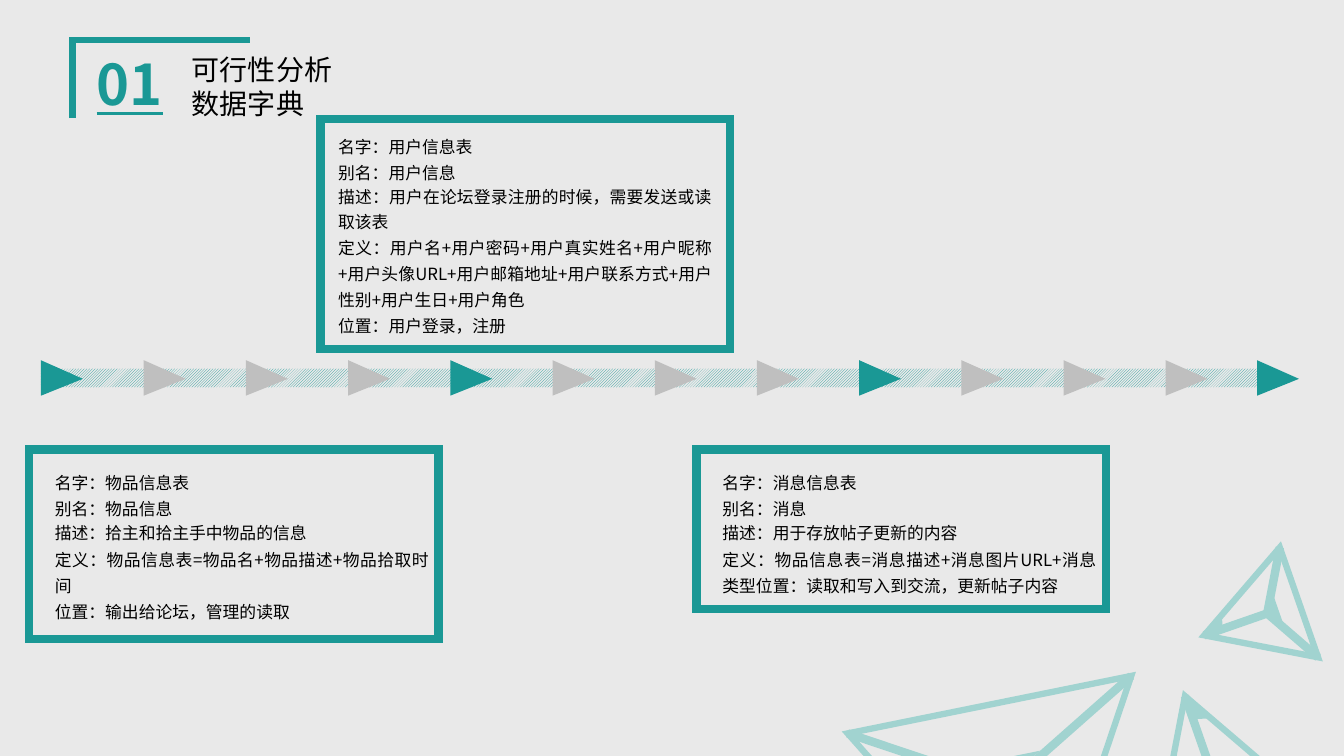
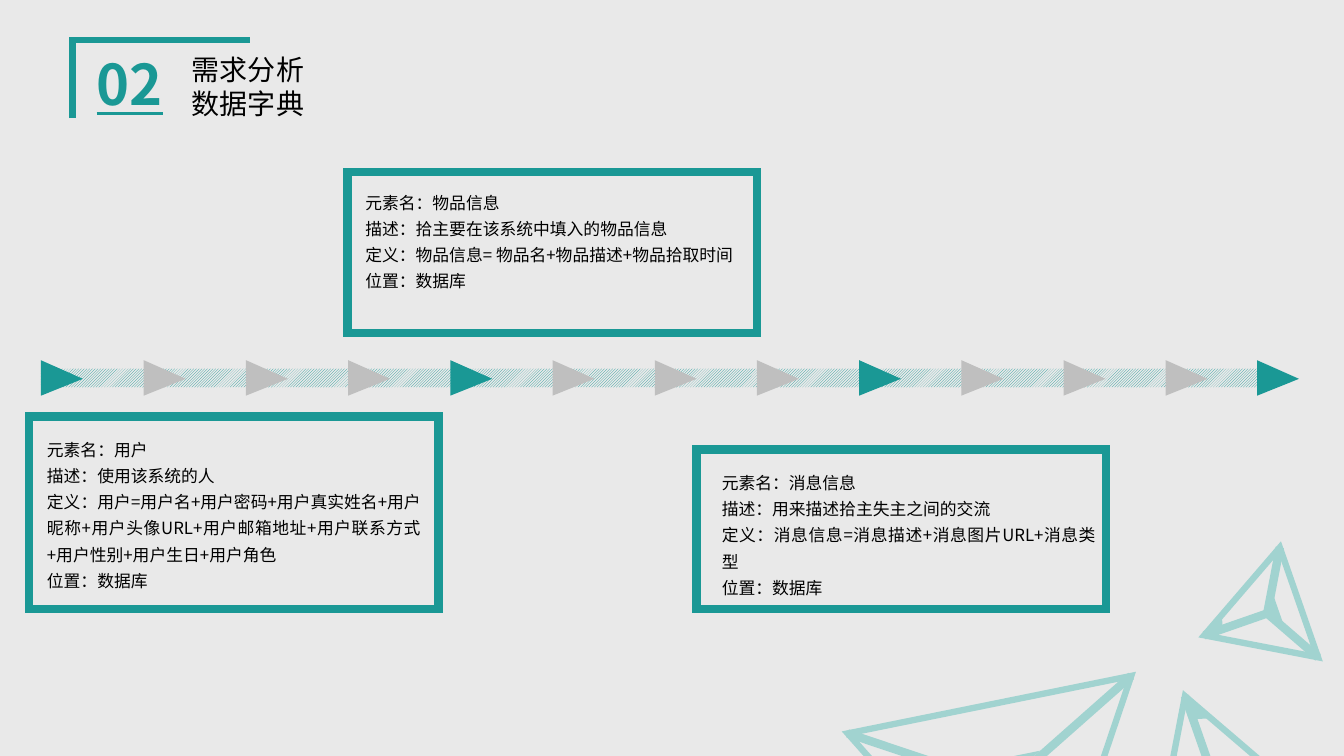
Before and after one commit to SailHe/lost_and_found, a slide deck: slide 21 of docs/失物招领答辩PPT.pptx (slide 9 before the commit). Drawn at 1344x756 pixels with LibreOffice and Linux fonts; fonts in the diff are those of the drawing. Boxes give left, top, right and bottom in pixels: in the first picture for what was removed or moved away, otherwise in the second. Text is boxed around its words. In the diff, an @@ line names an element or a change of style, - is before the commit and + after.

Commit message:
可行性分析修改，数据流图名称修改，删除原来的顶层流程图

```diff
--- a/docs/失物招领答辩PPT.pptx
+++ b/docs/失物招领答辩PPT.pptx
@@ text at box(192, 56, 304, 83): text changed @@
-可行性分析
+需求分析
@@ text at box(97, 63, 163, 115): text changed @@
-01
+02
@@ rectangle: place and size @@
-rectangle at box(321, 119, 730, 350)
+rectangle at box(348, 172, 757, 333)
@@ text at box(365, 195, 733, 289): text changed @@
-名字：用户信息表
-别名：用户信息
-描述：用户在论坛登录注册的时候，需要发送或读取该表
-定义：用户名+用户密码+用户真实姓名+用户昵称+用户头像URL+用户邮箱地址+用户联系方式+用户性别+用户生日+用户角色
-位置：用户登录，注册
+元素名：物品信息
+描述：拾主要在该系统中填入的物品信息
+定义：物品信息= 物品名+物品描述+物品拾取时间
+位置：数据库
@@ rectangle: place and size @@
-rectangle at box(29, 450, 439, 639)
+rectangle at box(29, 416, 439, 609)
@@ text at box(47, 442, 421, 589): text changed @@
-名字：物品信息表
-别名：物品信息
-描述：拾主和拾主手中物品的信息
-定义：物品信息表=物品名+物品描述+物品拾取时间
-位置：输出给论坛，管理的读取
+元素名：用户
+描述：使用该系统的人
+定义：用户=用户名+用户密码+用户真实姓名+用户昵称+用户头像URL+用户邮箱地址+用户联系方式+用户性别+用户生日+用户角色
+位置：数据库
@@ text at box(722, 475, 1096, 596): text changed @@
-名字：消息信息表
-别名：消息
-描述：用于存放帖子更新的内容
-定义：物品信息表=消息描述+消息图片URL+消息类型位置：读取和写入到交流，更新帖子内容
+元素名：消息信息
+描述：用来描述拾主失主之间的交流
+定义：消息信息=消息描述+消息图片URL+消息类型
+位置：数据库
```
Also in this commit, not shown: 4 other slides changed, 37 slides added, 4 slides removed, 1 other file.
